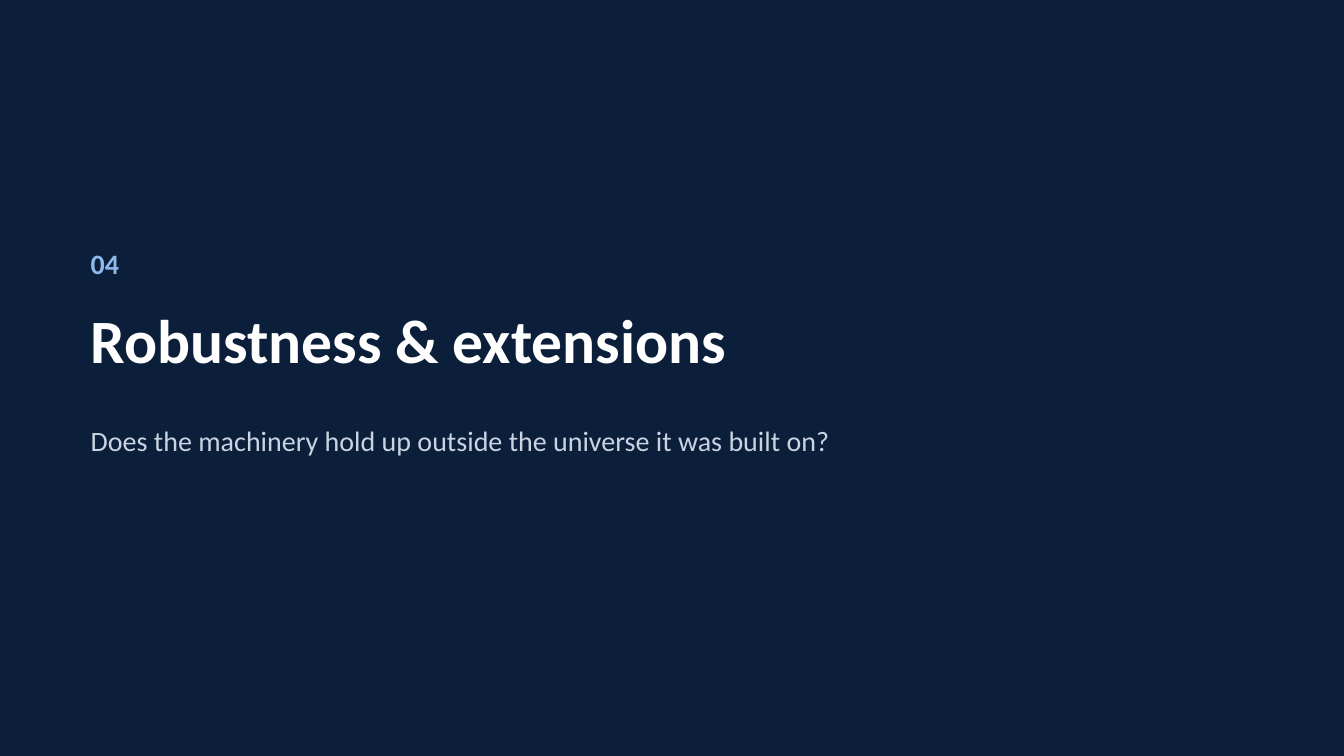
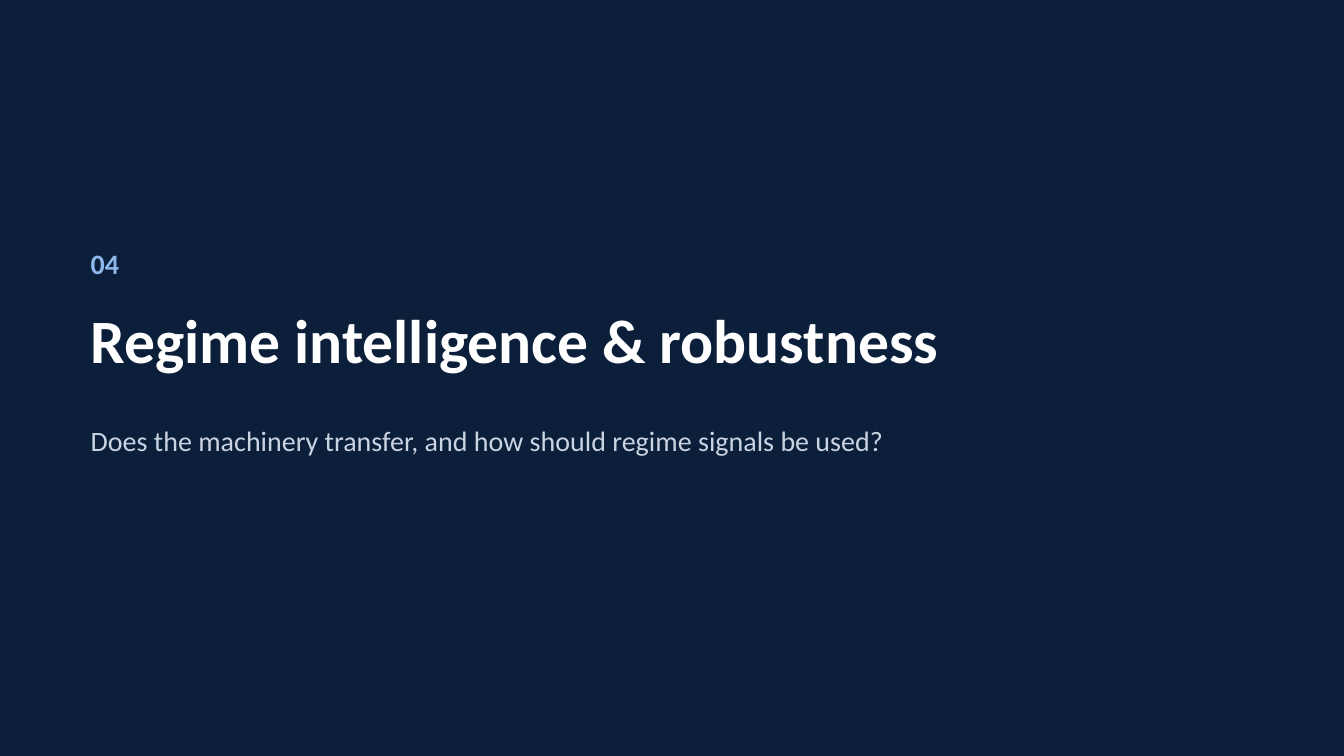
Before and after one commit to Abhatti-123123/carver, a slide deck: slide 19 of carver_presentation.pptx. Drawn at 1344x756 pixels with LibreOffice and Linux fonts; fonts in the diff are those of the drawing. Boxes give left, top, right and bottom in pixels: in the first picture for what was removed or moved away, otherwise in the second. Text is boxed around its words. In the diff, an @@ line names an element or a change of style, - is before the commit and + after.

```diff
--- a/carver_presentation.pptx
+++ b/carver_presentation.pptx
@@ text at [91, 319, 938, 374]: text changed @@
-Robustness & extensions
+Regime intelligence & robustness
@@ text at [91, 431, 882, 456]: text changed @@
-Does the machinery hold up outside the universe it was built on?
+Does the machinery transfer, and how should regime signals be used?
```
Also in this commit, not shown: 26 other slides changed, 1 other file.
